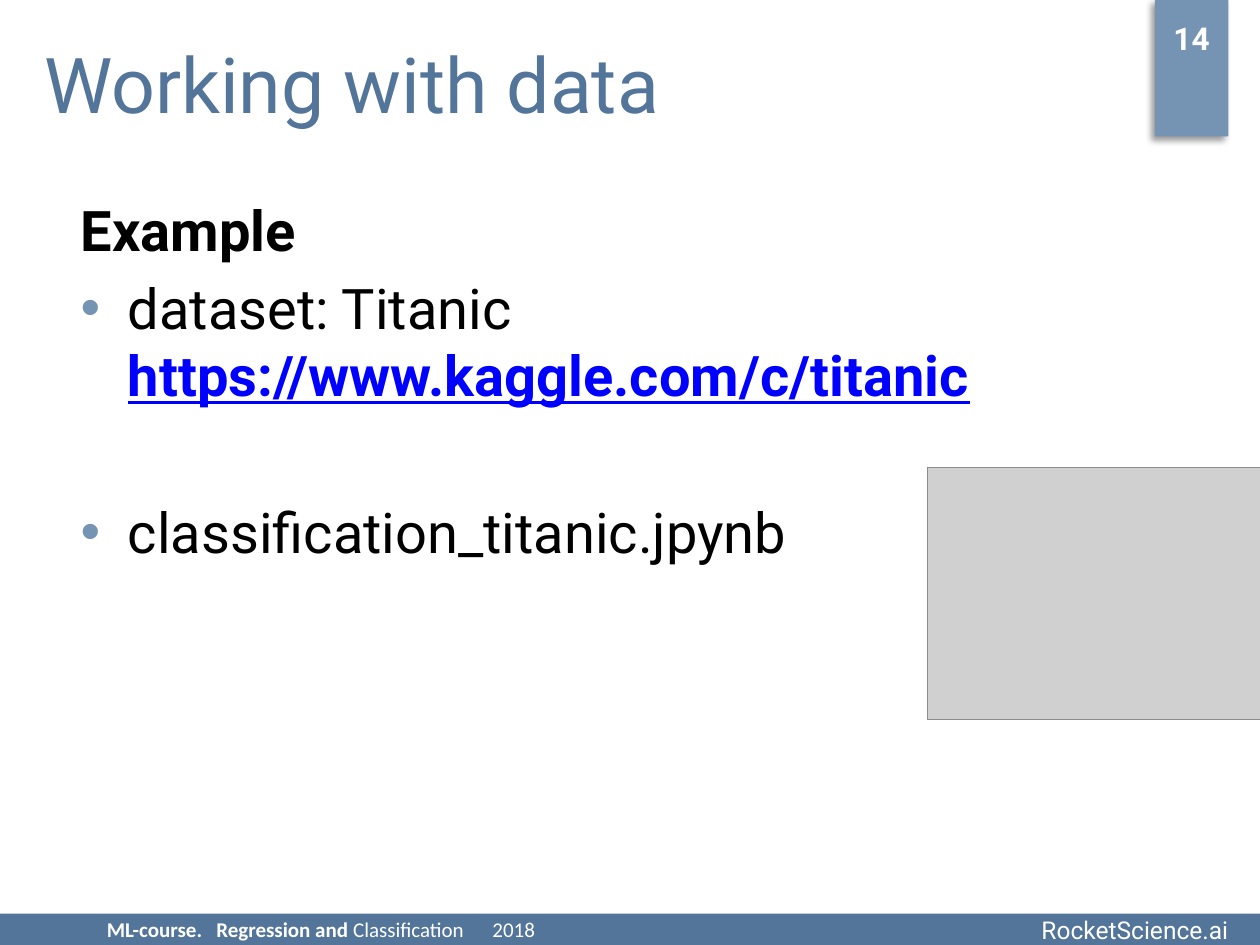
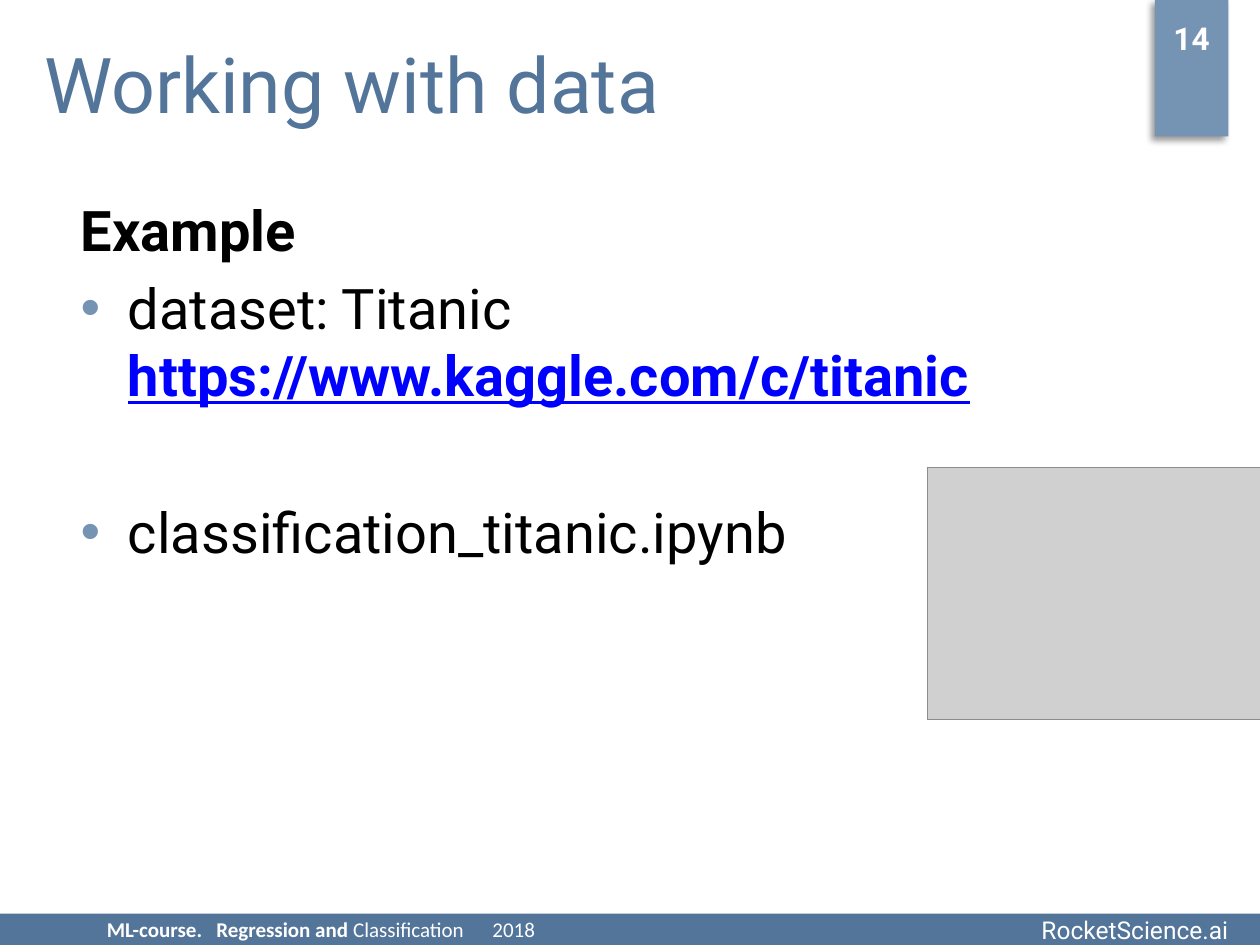
Before and after one commit to rjaffk/tensorby, a slide deck: slide 14 of lecture_2/presentation/lecture_2.pptx. Drawn at 1260x945 pixels with LibreOffice and Linux fonts; fonts in the diff are those of the drawing; grey boxes stand for pictures; background and template pictures are left out. Boxes give left, top, right and bottom in pixels: in the first picture for what was removed or moved away, otherwise in the second. Text is boxed around its words. In the diff, an @@ line names an element or a change of style, - is before the commit and + after.

```diff
--- a/lecture_2/presentation/lecture_2.pptx
+++ b/lecture_2/presentation/lecture_2.pptx
@@ text at (128, 510, 786, 565): text changed @@
-• classification_titanic.jpynb
+• classification_titanic.ipynb
```
Also in this commit, not shown: 1 other slide changed, 1 other file.
